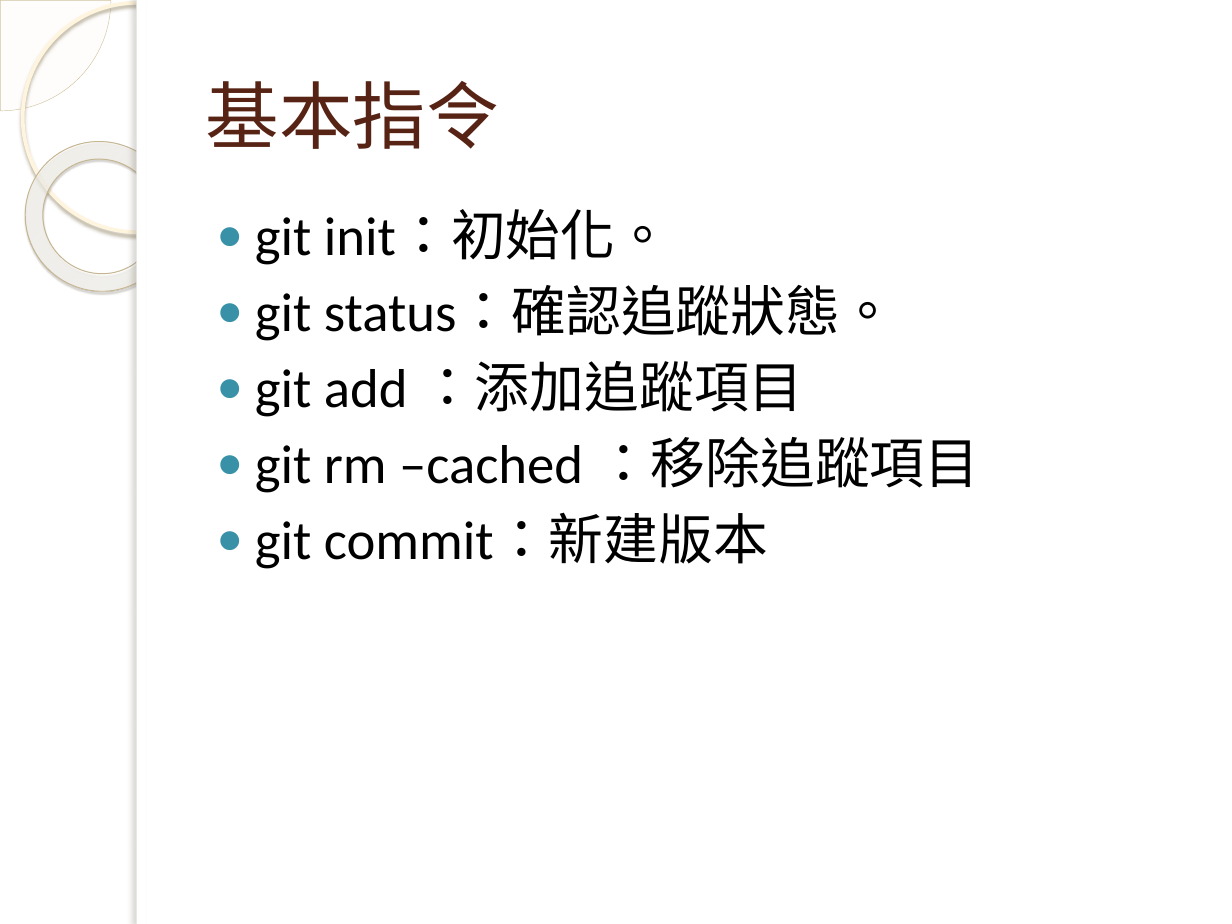
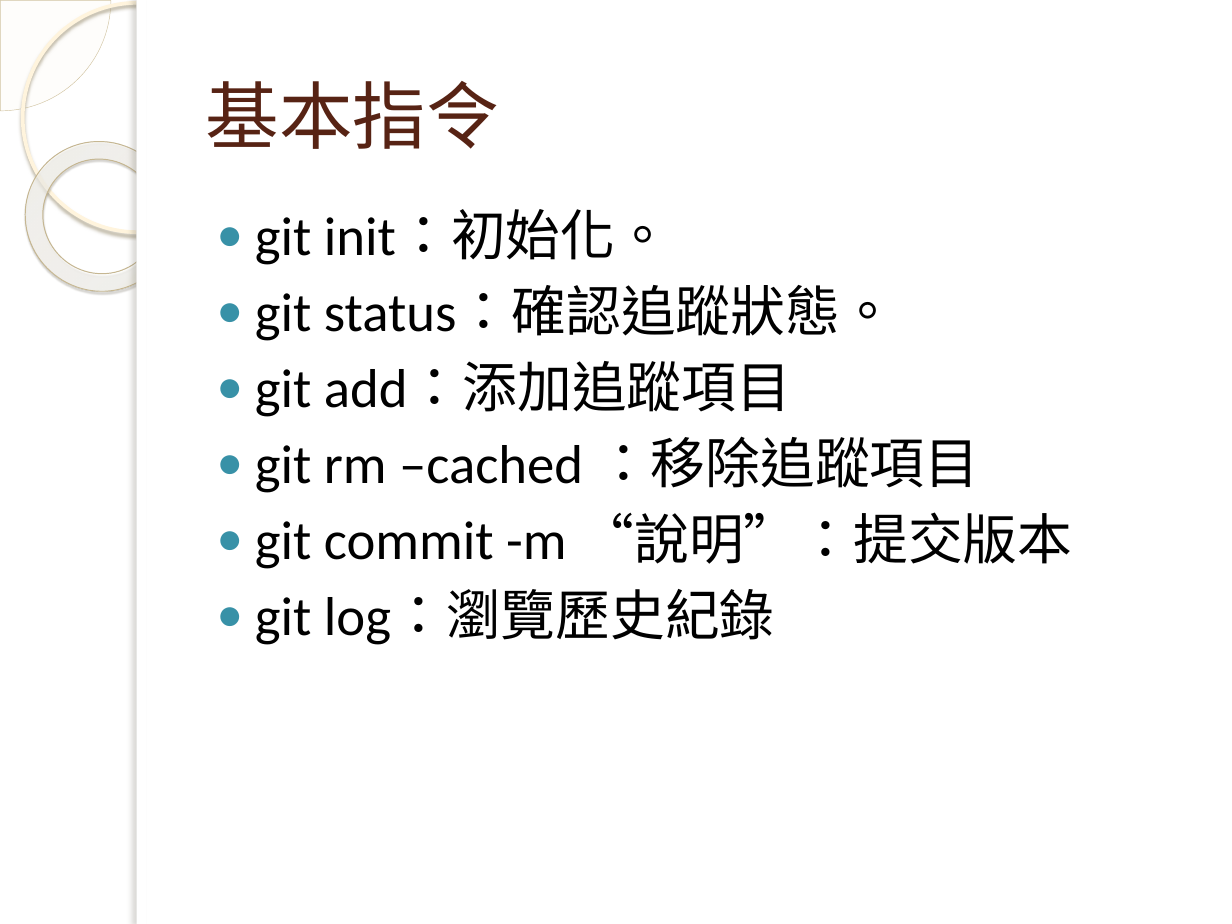
Before and after one commit to DANIEL696893/tutorial, a slide deck: slide 4 of Git基本語法教學 - 複製.pptx. Drawn at 1232x924 pixels with LibreOffice and Linux fonts; fonts in the diff are those of the drawing; background and template pictures are left out. Boxes give left, top, right and bottom in pixels: in the first picture for what was removed or moved away, otherwise in the second. Text is boxed around its words. In the diff, an @@ line names an element or a change of style, - is before the commit and + after.

Commit message:
Git基本語法教學 - 複製.pptx content modify 20211006 pm 11:26

```diff
--- a/Git基本語法教學 - 複製.pptx
+++ b/Git基本語法教學 - 複製.pptx
@@ text at bbox=[255, 362, 791, 417]: spaces changed @@
-● git add ：添加追蹤項目
+● git add：添加追蹤項目
@@ text at bbox=[255, 512, 1073, 645]: text changed @@
-● git commit：新建版本
+● git commit -m “說明”：提交版本
+● git log：瀏覽歷史紀錄
```
Also in this commit, not shown: 1 other slide changed, 1 slide added.
